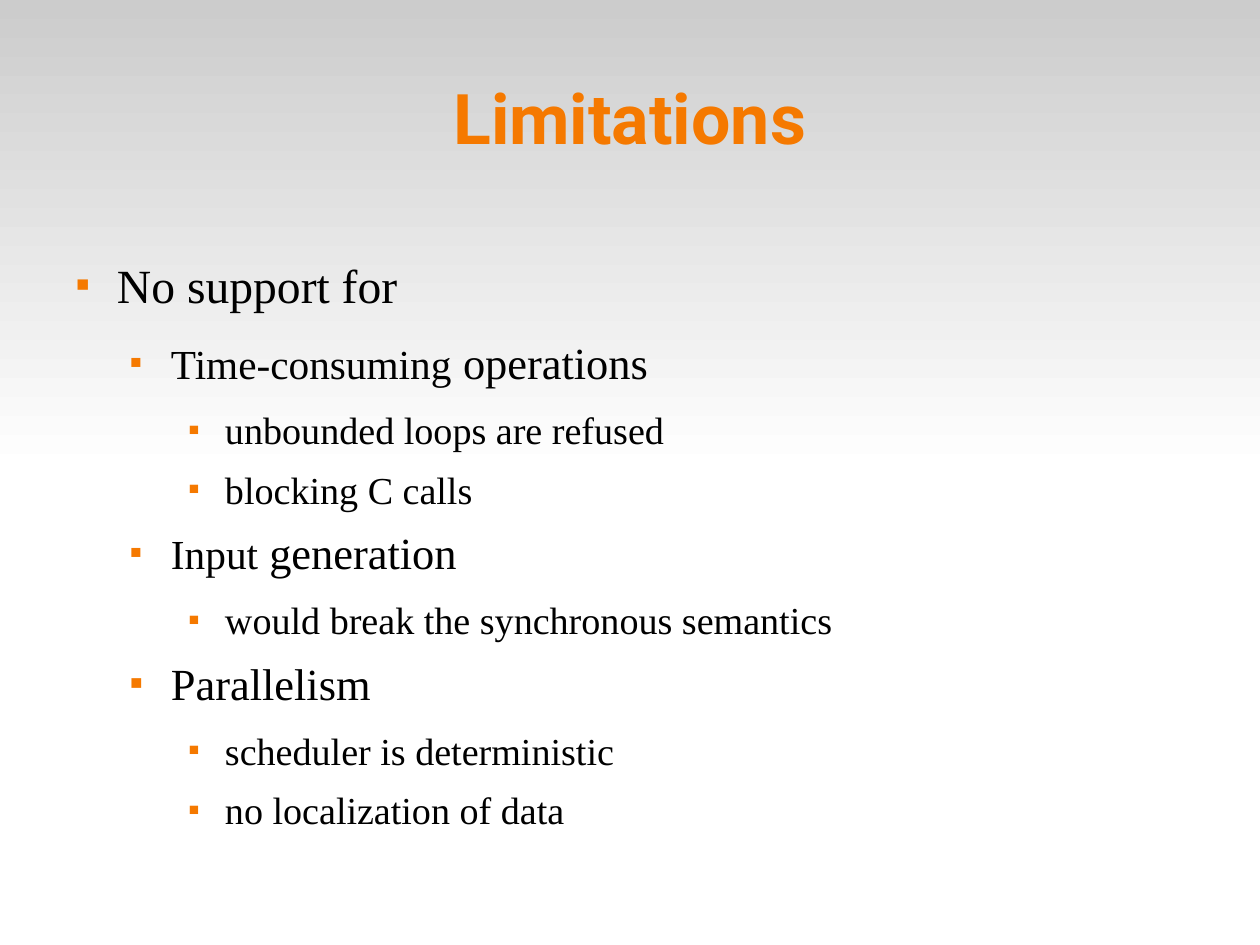
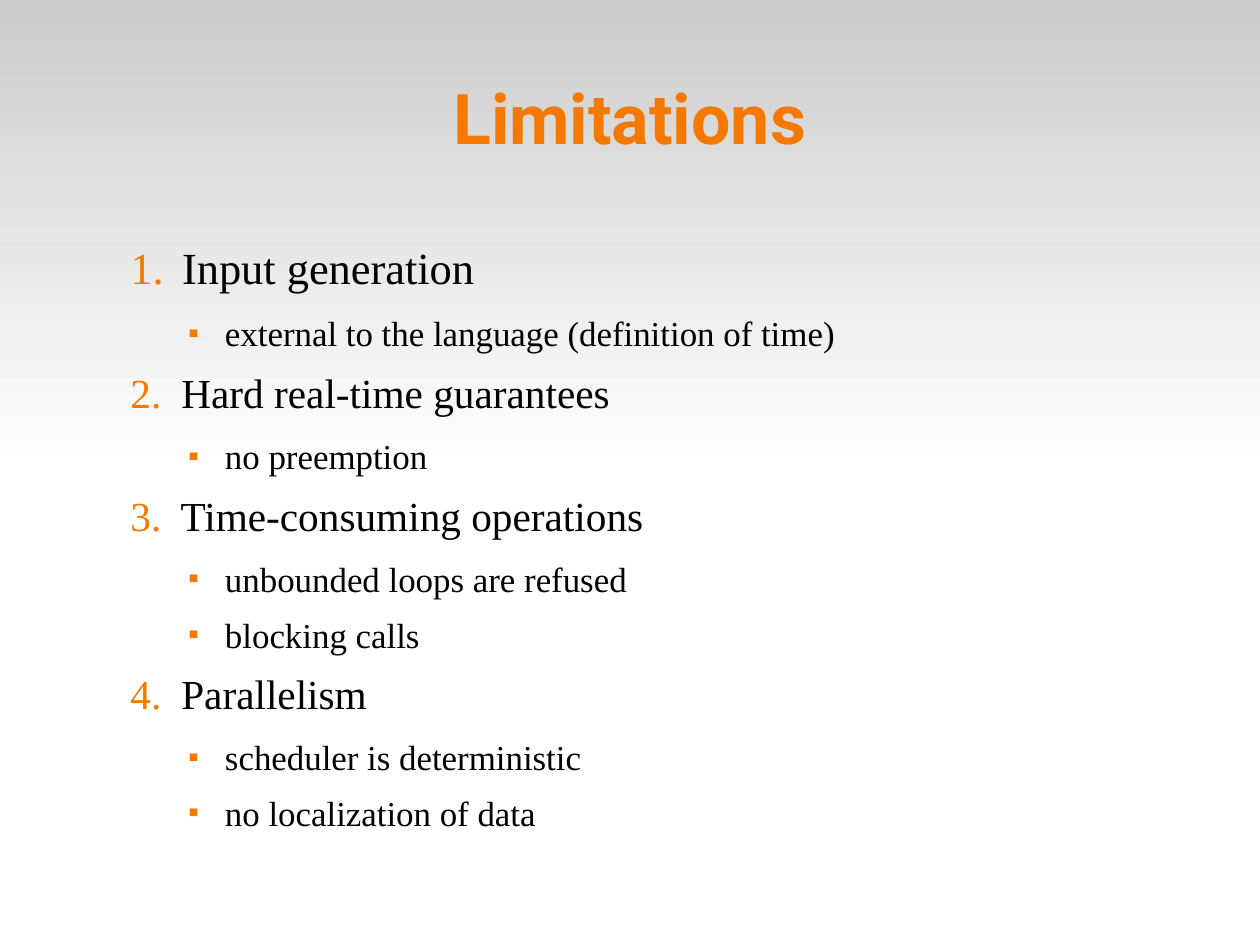
Before and after one commit to fsantanna-no/ceu-docs, a slide deck: slide 3 of ceu_async.odp. Drawn at 1260x945 pixels with LibreOffice and Linux fonts; fonts in the diff are those of the drawing. Boxes give left, top, right and bottom in pixels: in the first picture for what was removed or moved away, otherwise in the second. Text is boxed around its words. In the diff, an @@ line names an element or a change of style, - is before the commit and + after.

```diff
--- a/ceu_async.odp
+++ b/ceu_async.odp
@@ text at bbox=[181, 254, 835, 477]: text changed; size 30 to 22 pt @@
-■ No support for
+  1. Input generation
+    ■ external to the language (definition of time)
+  2. Hard real-time guarantees
+    ■ no preemption
@@ text at bbox=[181, 503, 643, 827]: size 28 to 26 pt in "operations", "Parallelism"; size 24 to 22 pt in "unbounded loops are refused", "scheduler is deterministic", "no localization of data"; bullet ■ to 1. @@
@@ text at bbox=[225, 623, 420, 655]: text changed; size 24 to 22 pt @@
-    ■ blocking C calls
-  ■ Input generation
-    ■ would break the synchronous semantics
+    ■ blocking calls
```
Also in this commit, not shown: 8 other slides changed, 11 slides added, 1 slide removed, 30 other files.
